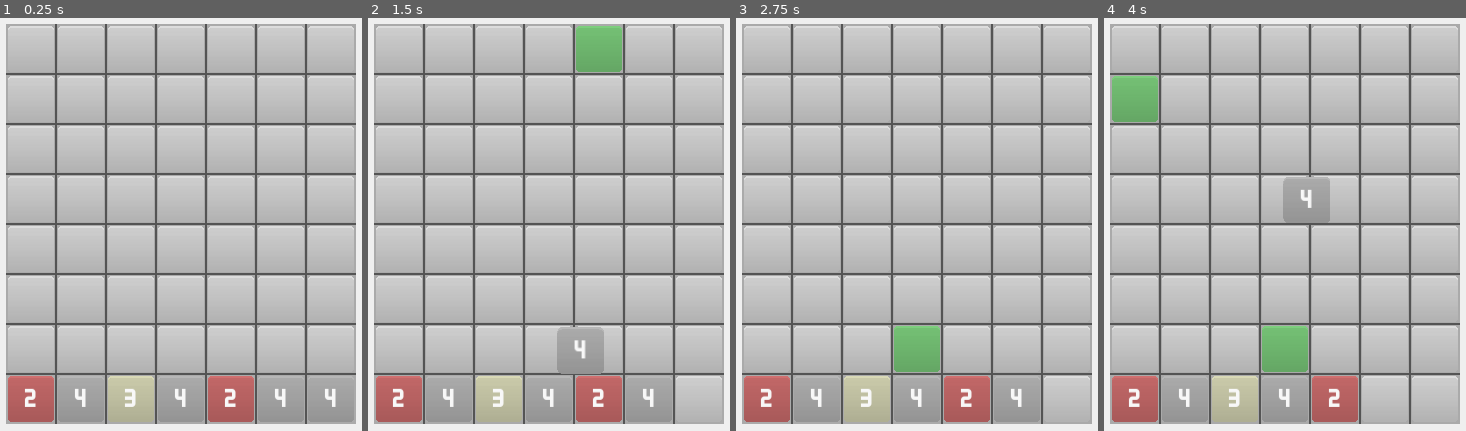
Above: before the commit, frames 1-4 (left to right).
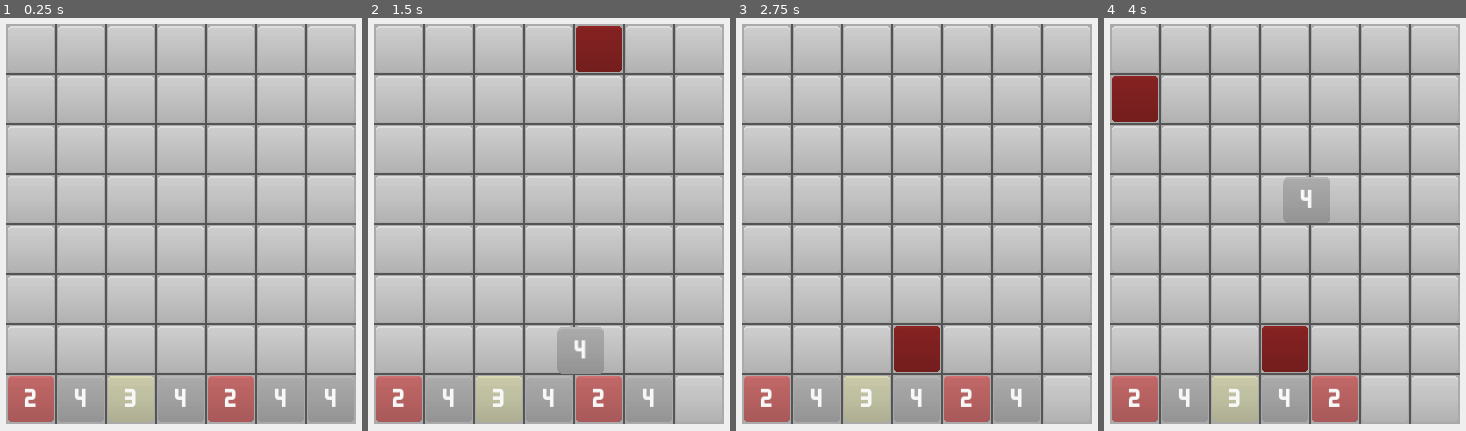
Above: after the commit, the same moments.

Repository: ashestosea/twenty-seven
Game: Godot game, scene res://screens/game.tscn
Same seed, same stepped clock (60 frames per second), same inputs: the game is played once before the commit and once after it.
Inputs (mouse positions are in pixels of both pictures, inside the frame that each line leads up to):
- Up to frame 1 (0.25 s): no input
- Up to frame 2 (1.5 s): tap Enter at 0.5 s; drag from (697, 397) to (592, 22) at 0.52 s; drag from (599, 348) to (527, 360) at 1.27 s
- Up to frame 3 (2.75 s): move the mouse to (917, 397) at 2.02 s; press the mouse at (917, 397) at 2.03 s
- Up to frame 4 (4 s): release the mouse at (1285, 397) at 2.75 s; tap Space at 2.75 s; drag from (1386, 397) to (1151, 79) at 2.77 s; drag from (1136, 348) to (1306, 199) at 3.52 s

The runs differ from the first frame. In frame 2, 1.4% of the frame differs, in the area x 57-71%, y 1-14%; in frame 3, 1.4%; in frame 4, 2.8%, in the area x 2-57%, y 14-86%.

Commit message:
Improve Tile snap and movement. Add grid convenience functions

Diff:
--- a/scripts/game_manager.gd
+++ b/scripts/game_manager.gd
@@ -75,10 +75,8 @@
 	_drag_tile = tile;
 	_input.select_tile(tile);
 	_grid.disable_colliders(tile);
-	_state_drag.set_tile(tile);
 	change_state_node(_state_drag);
 
 func drop():
 	_drag_tile = null;
-	_state_drag.set_tile(null);
 	change_state_node(_state_snap);
--- a/scripts/grid.gd
+++ b/scripts/grid.gd
@@ -80,23 +80,23 @@
 			add_child(dt);
 			_debug_grid.append(dt);
 
+#region Snap
 func snap_tiles():
-	_grid.filter(func(tile): return tile != null).map(place_tile);
+	_grid.filter(func(tile): return tile != null).map(snap_tile);
 	# await get_tree().process_frame;
 	# await get_tree().create_timer(0.1).timeout;
 	# _game_manager._on_snap_choose_new_substate_requested();
 
-func place_tile(tile: Tile):
+func snap_tile(tile: Tile):
 	tile.place();
 	tile.enable_collider();
 
 	if tile.has_moved():
-		_grid[index(tile._grid_pos_cache.x, tile._grid_pos_cache.y)] = null;
+		_grid[index_vec(tile._grid_pos_cache)] = null;
 		debug_set_tile_color(tile._grid_pos_cache.x, tile._grid_pos_cache.y, Color.WHITE);
 		tile.snap_to_grid(tile.grid_pos.x, tile.grid_pos.y);
-		print("placing tile at ", tile.grid_pos);
 		tile.name = "tile (%s, %s)" % [tile.grid_pos.x, tile.grid_pos.y];
-		var i = index(tile.grid_pos.x, tile.grid_pos.y);
+		var i = index_vec(tile.grid_pos);
 		# if _grid[i] != null:
 		# 	print("match at ", tile.grid_pos);
 		# 	tile.set_level(tile.level + 1);
@@ -104,8 +104,9 @@
 		# 	old_tile.free();
 
 		_grid[i] = tile;
-		debug_set_tile_color2(i, Color.GREEN);
+		debug_set_tile_color2(i, Color.BLUE);
 		# print("grid[%s] = %s" % [i, tile.grid_pos]);
+#endregion
 
 #region Fall
 func needs_fall():
@@ -143,9 +144,9 @@
 	# tile.snap_to_grid(tile.grid_pos.x, tile.grid_pos.y - fall_amount);
 	# position_tile(tile, tile.grid_pos.x, tile.grid_pos.y)
 	tile.name = "tile (%s, %s)" % [tile.grid_pos.x, tile.grid_pos.y];
-	var i = index(tile.grid_pos.x, tile.grid_pos.y);
+	var i = index_vec(tile.grid_pos);
 	_grid[i] = tile;
-	debug_set_tile_color2(i, Color.LIGHT_GREEN);
+	debug_set_tile_color2(i, Color.BROWN);
 #endregion
 
 #region Resolve
@@ -163,7 +164,7 @@
 			var tile = get_tile(i, j);
 			if tile != null:
 				_grid[index(i, j)] = get_tile(i, j);
-				debug_set_tile_color(i, j, Color.ORANGE_RED);
+				debug_set_tile_color(i, j, Color.RED);
 				# print("adding tile at ", i, j);
 				tile.position.y += TILE_WIDTH;
 			if j == 0:
@@ -171,19 +172,20 @@
 
 func spawn(i: int, j: int):
 	var new_tile = _tile_scene.instantiate() as Tile;
-	new_tile.name = "tile (%s, %s)" % [i, j];
-	new_tile.setup(_game_manager, self, randi_range(1, 4));
-	new_tile.snap_to_grid(i, j);
+	new_tile.setup(_game_manager, self, i, j, randi_range(1, 4));
 	add_child(new_tile);
 	get_node(NodePath(new_tile.name)).move_to_front();
 	_grid[index(i, j)] = new_tile;
-	debug_set_tile_color(i, j, Color.DARK_SEA_GREEN);
+	debug_set_tile_color(i, j, Color.BLACK);
 	# print("spawn tile ", new_tile.grid_pos);
 #endregion
 
 #region Utils
 func index(i: int, j: int) -> int:
 	return i * GRID_HEIGHT + j;
+
+func index_vec(pos: Vector2i):
+	return pos.x * GRID_HEIGHT + pos.y;
 
 func get_tile(i: int, j: int) -> Tile:
 	var tile_index = index(i, j);
@@ -199,11 +201,6 @@
 
 func real_pos(i: int, j: int):
 	return Vector2(GRID_POS_X_MIN + TILE_WIDTH_HALF + i * TILE_WIDTH, GRID_POS_Y_MAX - TILE_WIDTH_HALF - (j * TILE_WIDTH));
-
-func adjust_grid_tile_pos(tile: Tile):
-	var gp = grid_pos(tile.position);
-	# print("adjust tile gp to %s" % gp);
-	tile.grid_pos = gp;
 
 func get_column_top_index(column: int, below: int = GRID_HEIGHT) -> int:
 	for j in below:
--- a/scripts/input.gd
+++ b/scripts/input.gd
@@ -7,7 +7,7 @@
 
 func _physics_process(_delta):
 	if _tile != null and Input.is_action_pressed("ui_touch"):
-		_tile.slide_to_real(get_viewport().get_mouse_position());
+		_tile.slide_to_real(get_viewport().get_mouse_position(), false);
 
 	if _dragging and not Input.is_action_pressed("ui_touch"):
 		_dragging = false;
--- a/scripts/state/drag_state.gd
+++ b/scripts/state/drag_state.gd
@@ -1,19 +1,14 @@
 extends State
 
 var _grid: Grid;
-var _drag_tile: Tile;
 
 func _enter():
 	print("Enter Drag");
 
 func _update(_delta):
 	print("Update Drag");
-	_grid.adjust_grid_tile_pos(_drag_tile);
 	if _grid.needs_fall():
 		choose_new_substate_requested.emit();
 
 func setup(in_grid: Grid):
 	_grid = in_grid;
-
-func set_tile(in_tile: Tile):
-	_drag_tile = in_tile;
--- a/scripts/tile.gd
+++ b/scripts/tile.gd
@@ -14,39 +14,39 @@
 var _snap_target: Vector2;
 var _fall = false;
 var _fall_target: Vector2;
+var _set_cache: bool;
 
 @onready var _collider = get_node("Collider") as CollisionPolygon2D;
 
 func _physics_process(delta):
 	if _slide:
-		if position.distance_to(_slide_target) < 0.001:
-			_slide = false;
-			position = _slide_target;
-			grid_pos = _grid.grid_pos(position);
-			_grid_pos_cache = grid_pos;
+		if position.distance_to(_slide_target) < 0.01:
+			_finalize_pos(_slide_target, _set_cache);
+			_set_cache = false;
 		else:
 			velocity = (_slide_target - position) * (1 - exp(-delta * _speed)) / delta;
 			move_and_slide();
+			grid_pos = _grid.grid_pos(position);
+			set_tile_name(grid_pos);
 	if _snap:
-		if position.distance_to(_snap_target) < 0.001:
-			_snap = false;
-			position = _snap_target;
-			grid_pos = _grid.grid_pos(position);
-			_grid_pos_cache = grid_pos;
-			# print("finished snapping to %s, (%s)" % [grid_pos, position]);
+		if position.distance_to(_snap_target) < 0.01:
+			_finalize_pos(_snap_target, _set_cache);
+			_set_cache = false;
 		else:
 			# var t = (_snap_target - position) * (1 - exp(-delta * _speed)) / delta;
 			var t = pow(2, 0.001 * (delta - 0.001));
 			# print("snap to %s :: t = %s" % [_snap_target, t]);
 			position = lerp(position, _snap_target, t);
+			grid_pos = _grid.grid_pos(position);
+			set_tile_name(grid_pos);
 	elif _fall:
-		if position.distance_to(_fall_target) < 0.001:
-			_fall = false;
-			position = _fall_target;
-			grid_pos = _grid.grid_pos(position);
-			_grid_pos_cache = grid_pos;
+		if position.distance_to(_fall_target) < 0.01:
+			_finalize_pos(_fall_target, _set_cache);
+			_set_cache = false;
 		else:
 			position = lerp(position, _fall_target, pow(2, 1.25 * (delta - 1.25)));
+			grid_pos = _grid.grid_pos(position);
+			set_tile_name(grid_pos);
 
 func _on_input_event(_viewport, event, _shape_idx):
 	if event.is_action_pressed("ui_touch") and not _selected:
@@ -54,10 +54,17 @@
 	if event.is_action("ui_touch"):
 		_selected = event.is_pressed();
 
-func setup(in_game_manager: GameManager, in_grid: Grid, in_level: int):
+func setup(in_game_manager: GameManager, in_grid: Grid, i: int, j: int, in_level: int):
 	_game_manager = in_game_manager;
 	_grid = in_grid;
+	grid_pos = Vector2i(i, j);
+	_grid_pos_cache = grid_pos;
+	position = _grid.real_pos(i, j);
+	set_tile_name(grid_pos);
 	set_level(in_level);
+
+func set_tile_name(in_grid_pos: Vector2i):
+	name = "Tile (%s, %s)" % [in_grid_pos.x, in_grid_pos.y];
 
 func set_level(in_level: int):
 	level = in_level;
@@ -81,35 +88,51 @@
 func place():
 	_selected = false;
 
-func fall_to_real(new_pos: Vector2):
+func fall_to_real(new_pos: Vector2, set_cache: bool = true):
 	_slide = false;
 	_snap = false;
 	_fall = true;
 	_fall_target = new_pos;
+	_set_cache = set_cache;
 
-func fall_to_grid(i: int, j: int):
-	fall_to_real(_grid.real_pos(i, j));
+func fall_to_grid(i: int, j: int, set_cache: bool = true):
+	fall_to_real(_grid.real_pos(i, j), set_cache);
 
-func snap_to_real(new_pos: Vector2):
+func snap_to_real(new_pos: Vector2, set_cache: bool = true):
 	_slide = false;
 	_fall = false;
 	_snap = true;
 	_snap_target = new_pos;
+	_set_cache = set_cache;
 
-func snap_to_grid(i: int, j: int):
-	snap_to_real(_grid.real_pos(i, j));
+func snap_to_grid(i: int, j: int, set_cache: bool = true):
+	snap_to_real(_grid.real_pos(i, j), set_cache);
 
-func slide_to_real(new_pos: Vector2):
+func slide_to_real(new_pos: Vector2, set_cache: bool = true):
 	_snap = false;
 	_fall = false;
 	_slide = true;
 	_slide_target = new_pos;
+	_set_cache = set_cache;
 
-func slide_to_grid(i: int, j: int):
-	slide_to_real(_grid.real_pos(i, j));
+func slide_to_grid(i: int, j: int, set_cache: bool = true):
+	slide_to_real(_grid.real_pos(i, j), set_cache);
 
 func enable_collider():
 	_collider.disabled = false;
 
 func disable_collider():
 	_collider.disabled = true;
+
+func _finalize_pos(new_pos: Vector2, set_cache: bool = true):
+	_fall = false;
+	_fall_target = Vector2.ZERO;
+	_snap = false;
+	_snap_target = Vector2.ZERO;
+	_slide = false;
+	_slide_target = Vector2.ZERO;
+	position = new_pos;
+	grid_pos = _grid.grid_pos(position);
+	set_tile_name(grid_pos);
+	if set_cache:
+		_grid_pos_cache = grid_pos;
